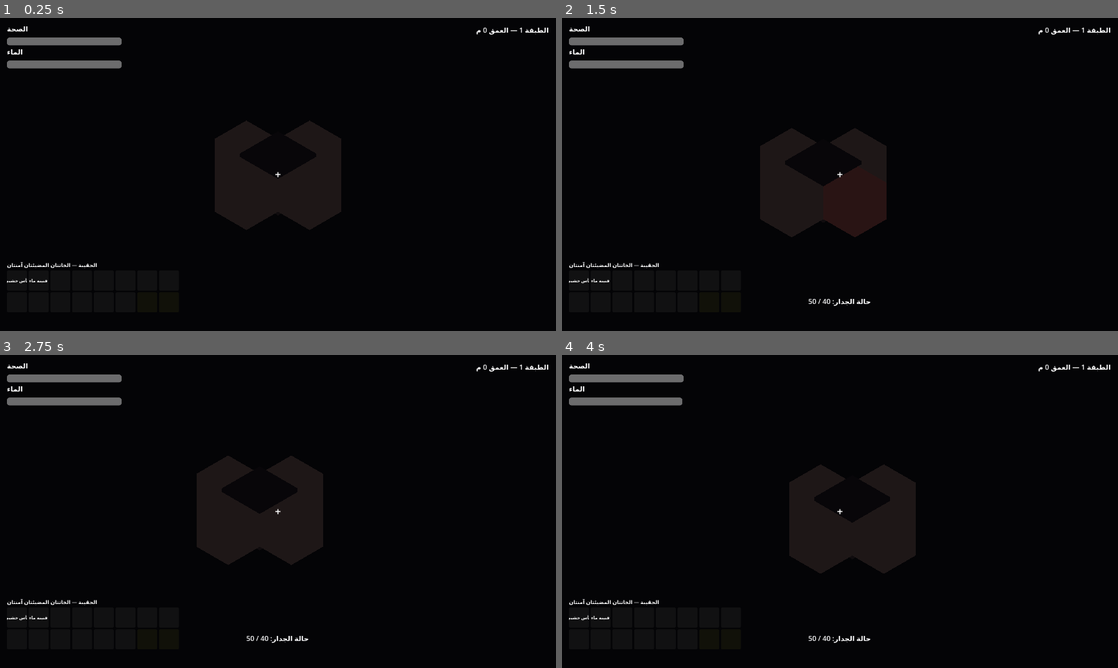
Above: before the commit, frames 1-4 (two rows, left to right).
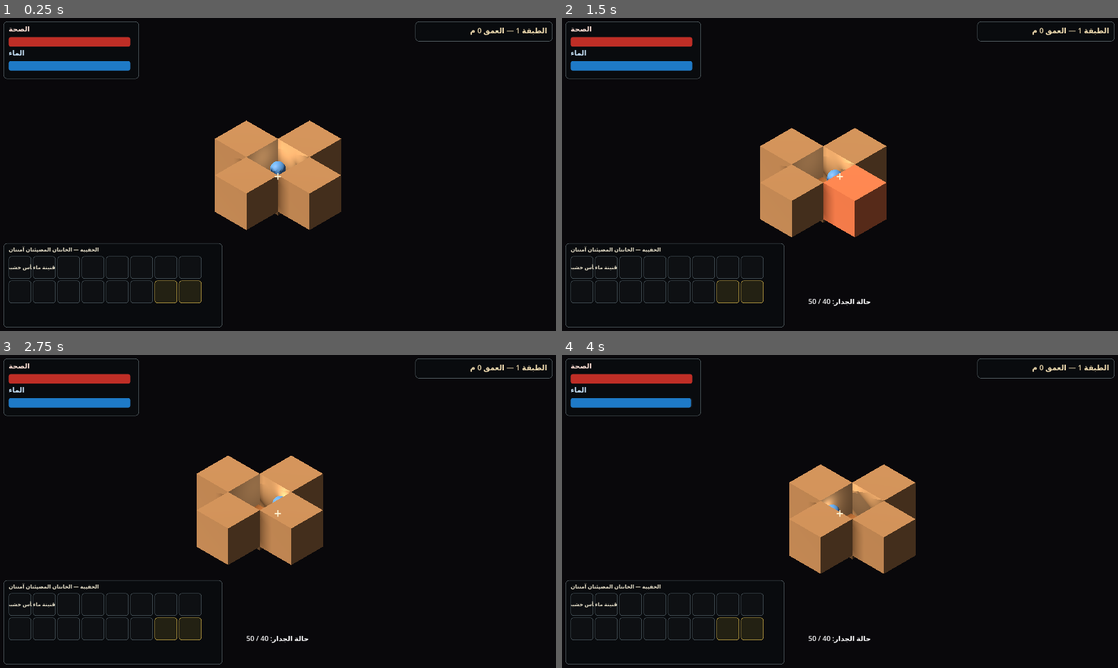
Above: after the commit, the same moments.

Repository: vallenelreec-ux/Abyss-Pod
Game: Godot game, scene res://scenes/world/Main.tscn
Same seed, same stepped clock (60 frames per second), same inputs: the game is played once before the commit and once after it.
Inputs (mouse positions are in pixels of both pictures, inside the frame that each line leads up to):
- Up to frame 1 (0.25 s): no input
- Up to frame 2 (1.5 s): move the mouse to (962, 158) at 0.52 s; press the mouse at (962, 158) at 0.53 s; hold D (move_right) 0.53-1.28 s; tap Space (jump) at 0.77 s; move the mouse to (728, 190) at 1.27 s; release the mouse at (728, 190) at 1.28 s; hold S (move_back) from 1.28 s (still down); click (728, 190) at 1.35 s
- Up to frame 3 (2.75 s): tap Space (jump) at 1.52 s; move the mouse to (333, 442) at 2.02 s; release S (move_back) at 2.03 s; press the mouse at (333, 442) at 2.03 s; hold D (move_right) from 2.03 s (still down)
- Up to frame 4 (4 s): move the mouse to (812, 574) at 2.77 s; release D (move_right) at 2.78 s; release the mouse at (812, 574) at 2.78 s; hold W (move_forward) 2.78-3.53 s; click (812, 574) at 2.85 s; tap Space (jump) at 3.02, 3.77 s; move the mouse to (1006, 558) at 3.52 s; press the mouse at (1006, 558) at 3.53 s; hold A (move_left) from 3.53 s (still down)

The runs differ from the first frame. In frame 1, 10% of the frame differs, in the area x 0-100%, y 1-99%; in frame 2, 10%; in frame 3, 10%; in frame 4, 10%.

Commit message:
Improve prototype readability

Diff:
--- a/scenes/ui/HUD.tscn
+++ b/scenes/ui/HUD.tscn
@@ -1,6 +1,43 @@
-[gd_scene load_steps=2 format=3]
+[gd_scene load_steps=6 format=3]
 
 [ext_resource type="Script" path="res://scripts/ui/hud.gd" id="1_hud"]
+
+[sub_resource type="StyleBoxFlat" id="panel_style"]
+bg_color = Color(0.035, 0.045, 0.055, 0.9)
+border_width_left = 1
+border_width_top = 1
+border_width_right = 1
+border_width_bottom = 1
+border_color = Color(0.42, 0.48, 0.5, 0.8)
+corner_radius_top_left = 8
+corner_radius_top_right = 8
+corner_radius_bottom_right = 8
+corner_radius_bottom_left = 8
+content_margin_left = 10.0
+content_margin_top = 8.0
+content_margin_right = 10.0
+content_margin_bottom = 8.0
+
+[sub_resource type="StyleBoxFlat" id="bar_background"]
+bg_color = Color(0.09, 0.1, 0.11, 1)
+corner_radius_top_left = 5
+corner_radius_top_right = 5
+corner_radius_bottom_right = 5
+corner_radius_bottom_left = 5
+
+[sub_resource type="StyleBoxFlat" id="health_fill"]
+bg_color = Color(0.75, 0.18, 0.15, 1)
+corner_radius_top_left = 5
+corner_radius_top_right = 5
+corner_radius_bottom_right = 5
+corner_radius_bottom_left = 5
+
+[sub_resource type="StyleBoxFlat" id="water_fill"]
+bg_color = Color(0.12, 0.48, 0.78, 1)
+corner_radius_top_left = 5
+corner_radius_top_right = 5
+corner_radius_bottom_right = 5
+corner_radius_bottom_left = 5
 
 [node name="HUD" type="CanvasLayer"]
 script = ExtResource("1_hud")
@@ -10,43 +47,71 @@
 anchor_bottom = 1.0
 mouse_filter = 2
 
+[node name="StatusPanel" type="Panel" parent="Root"]
+offset_left = 8.0
+offset_top = 8.0
+offset_right = 320.0
+offset_bottom = 140.0
+mouse_filter = 2
+theme_override_styles/panel = SubResource("panel_style")
+
 [node name="TopLeft" type="VBoxContainer" parent="Root"]
-offset_left = 16.0
+offset_left = 20.0
 offset_top = 16.0
-offset_right = 280.0
-offset_bottom = 130.0
-theme_override_constants/separation = 6
+offset_right = 300.0
+offset_bottom = 136.0
+theme_override_constants/separation = 5
 
 [node name="HealthLabel" type="Label" parent="Root/TopLeft"]
 layout_mode = 2
+theme_override_colors/font_color = Color(1, 0.88, 0.84, 1)
+theme_override_font_sizes/font_size = 16
 text = "الصحة"
 
 [node name="HealthBar" type="ProgressBar" parent="Root/TopLeft"]
-custom_minimum_size = Vector2(240, 18)
+custom_minimum_size = Vector2(270, 22)
 layout_mode = 2
 max_value = 100.0
 value = 100.0
 show_percentage = false
+theme_override_styles/background = SubResource("bar_background")
+theme_override_styles/fill = SubResource("health_fill")
 
 [node name="WaterLabel" type="Label" parent="Root/TopLeft"]
 layout_mode = 2
+theme_override_colors/font_color = Color(0.8, 0.91, 1, 1)
+theme_override_font_sizes/font_size = 16
 text = "الماء"
 
 [node name="WaterBar" type="ProgressBar" parent="Root/TopLeft"]
-custom_minimum_size = Vector2(240, 18)
+custom_minimum_size = Vector2(270, 22)
 layout_mode = 2
 max_value = 100.0
 value = 100.0
 show_percentage = false
+theme_override_styles/background = SubResource("bar_background")
+theme_override_styles/fill = SubResource("water_fill")
+
+[node name="DepthPanel" type="Panel" parent="Root"]
+anchor_left = 1.0
+anchor_right = 1.0
+offset_left = -324.0
+offset_top = 8.0
+offset_right = -8.0
+offset_bottom = 54.0
+mouse_filter = 2
+theme_override_styles/panel = SubResource("panel_style")
 
 [node name="DepthLabel" type="Label" parent="Root"]
 anchor_left = 1.0
 anchor_right = 1.0
-offset_left = -320.0
+offset_left = -310.0
 offset_top = 16.0
-offset_right = -16.0
-offset_bottom = 40.0
+offset_right = -20.0
+offset_bottom = 46.0
 grow_horizontal = 0
+theme_override_colors/font_color = Color(0.94, 0.86, 0.69, 1)
+theme_override_font_sizes/font_size = 17
 horizontal_alignment = 2
 text = "الطبقة 1 — العمق 0 م"
 
@@ -59,7 +124,8 @@
 offset_top = -18.0
 offset_right = 12.0
 offset_bottom = 18.0
-theme_override_font_sizes/font_size = 24
+theme_override_colors/font_color = Color(1, 0.96, 0.83, 1)
+theme_override_font_sizes/font_size = 30
 text = "+"
 horizontal_alignment = 1
 vertical_alignment = 1
@@ -91,18 +157,30 @@
 text = ""
 horizontal_alignment = 1
 
+[node name="InventoryPanelBackground" type="Panel" parent="Root"]
+anchor_top = 1.0
+anchor_bottom = 1.0
+offset_left = 8.0
+offset_top = -202.0
+offset_right = 512.0
+offset_bottom = -8.0
+grow_vertical = 0
+mouse_filter = 2
+theme_override_styles/panel = SubResource("panel_style")
+
 [node name="InventoryPanel" type="VBoxContainer" parent="Root"]
 anchor_top = 1.0
 anchor_bottom = 1.0
-offset_left = 16.0
-offset_top = -160.0
-offset_right = 440.0
-offset_bottom = -16.0
+offset_left = 20.0
+offset_top = -196.0
+offset_right = 500.0
+offset_bottom = -14.0
 grow_vertical = 0
-theme_override_constants/separation = 4
+theme_override_constants/separation = 7
 
 [node name="InvLabel" type="Label" parent="Root/InventoryPanel"]
 layout_mode = 2
+theme_override_colors/font_color = Color(0.92, 0.89, 0.8, 1)
 theme_override_font_sizes/font_size = 12
 text = "الحقيبة — الخانتان المضيئتان آمنتان"
 
--- a/scenes/world/Main.tscn
+++ b/scenes/world/Main.tscn
@@ -9,16 +9,22 @@
 
 [sub_resource type="Environment" id="env"]
 background_mode = 1
-background_color = Color(0.015, 0.015, 0.025, 1)
+background_color = Color(0.035, 0.03, 0.045, 1)
 ambient_light_source = 2
-ambient_light_color = Color(0.35, 0.35, 0.45, 1)
-ambient_light_energy = 0.5
+ambient_light_color = Color(0.55, 0.48, 0.42, 1)
+ambient_light_energy = 0.8
 
 [node name="Main" type="Node3D"]
 script = ExtResource("1_main")
 
 [node name="WorldEnvironment" type="WorldEnvironment" parent="."]
 environment = SubResource("env")
+
+[node name="DirectionalLight3D" type="DirectionalLight3D" parent="."]
+rotation_degrees = Vector3(-52, -28, 0)
+light_color = Color(1, 0.86, 0.68, 1)
+light_energy = 1.25
+shadow_enabled = true
 
 [node name="Pod" parent="." instance=ExtResource("2_pod")]
 
--- a/scripts/ui/hud.gd
+++ b/scripts/ui/hud.gd
@@ -1,8 +1,8 @@
 extends CanvasLayer
 ## واجهة اللعب: الصحة، الماء، الحقيبة (16 خانة)، مؤشر التصويب، وعمق الطبقة.
 
-const SLOT_SIZE := 46.0
-const SAFE_SLOT_COLOR := Color(1.0, 1.0, 0.45)
+const SLOT_SIZE := 52.0
+const SLOT_TEXT_COLOR := Color(0.94, 0.91, 0.82, 1.0)
 
 @onready var health_bar: ProgressBar = $Root/TopLeft/HealthBar
 @onready var water_bar: ProgressBar = $Root/TopLeft/WaterBar
@@ -22,13 +22,28 @@
 	for i in _player.inventory.SLOT_COUNT:
 		var panel := Panel.new()
 		panel.custom_minimum_size = Vector2(SLOT_SIZE, SLOT_SIZE)
+		var slot_style := StyleBoxFlat.new()
+		slot_style.bg_color = Color(0.055, 0.065, 0.075, 0.96)
+		slot_style.border_width_left = 1
+		slot_style.border_width_top = 1
+		slot_style.border_width_right = 1
+		slot_style.border_width_bottom = 1
+		slot_style.corner_radius_top_left = 6
+		slot_style.corner_radius_top_right = 6
+		slot_style.corner_radius_bottom_right = 6
+		slot_style.corner_radius_bottom_left = 6
 		if _player.inventory.is_safe_slot(i):
-			panel.self_modulate = SAFE_SLOT_COLOR
+			slot_style.bg_color = Color(0.14, 0.13, 0.075, 0.98)
+			slot_style.border_color = Color(0.85, 0.72, 0.3, 1.0)
+		else:
+			slot_style.border_color = Color(0.34, 0.4, 0.43, 0.9)
+		panel.add_theme_stylebox_override("panel", slot_style)
 		var label := Label.new()
 		label.set_anchors_and_offsets_preset(Control.PRESET_FULL_RECT)
 		label.horizontal_alignment = HORIZONTAL_ALIGNMENT_CENTER
 		label.vertical_alignment = VERTICAL_ALIGNMENT_CENTER
-		label.add_theme_font_size_override("font_size", 10)
+		label.add_theme_font_size_override("font_size", 12)
+		label.add_theme_color_override("font_color", SLOT_TEXT_COLOR)
 		label.clip_text = true
 		panel.add_child(label)
 		inventory_grid.add_child(panel)
--- a/scripts/world/pod.gd
+++ b/scripts/world/pod.gd
@@ -2,9 +2,23 @@
 ## الغرفة الآمنة (The Pod): خزان ماء يعيد تعبئة الماء عند الاقتراب منه.
 
 @onready var tank_area: Area3D = $WaterTank/Area3D
+@onready var ceiling: CSGBox3D = $Ceiling
+@onready var player: Node3D = get_parent().get_node_or_null("Player")
 
 func _ready() -> void:
 	tank_area.body_entered.connect(_on_tank_body_entered)
+	_update_ceiling_cutaway()
+
+func _process(_delta: float) -> void:
+	_update_ceiling_cutaway()
+
+## يخفي السقف فقط عندما يكون اللاعب داخل الـPod كي تبقى الغرفة مقروءة من الكاميرا الإيزومترية.
+func _update_ceiling_cutaway() -> void:
+	if not is_instance_valid(player):
+		return
+	var player_position := to_local(player.global_position)
+	var player_inside := absf(player_position.x) < 1.15 and absf(player_position.z) < 1.15
+	ceiling.visible = not player_inside
 
 func _on_tank_body_entered(body: Node3D) -> void:
 	if body.has_method("drink"):
